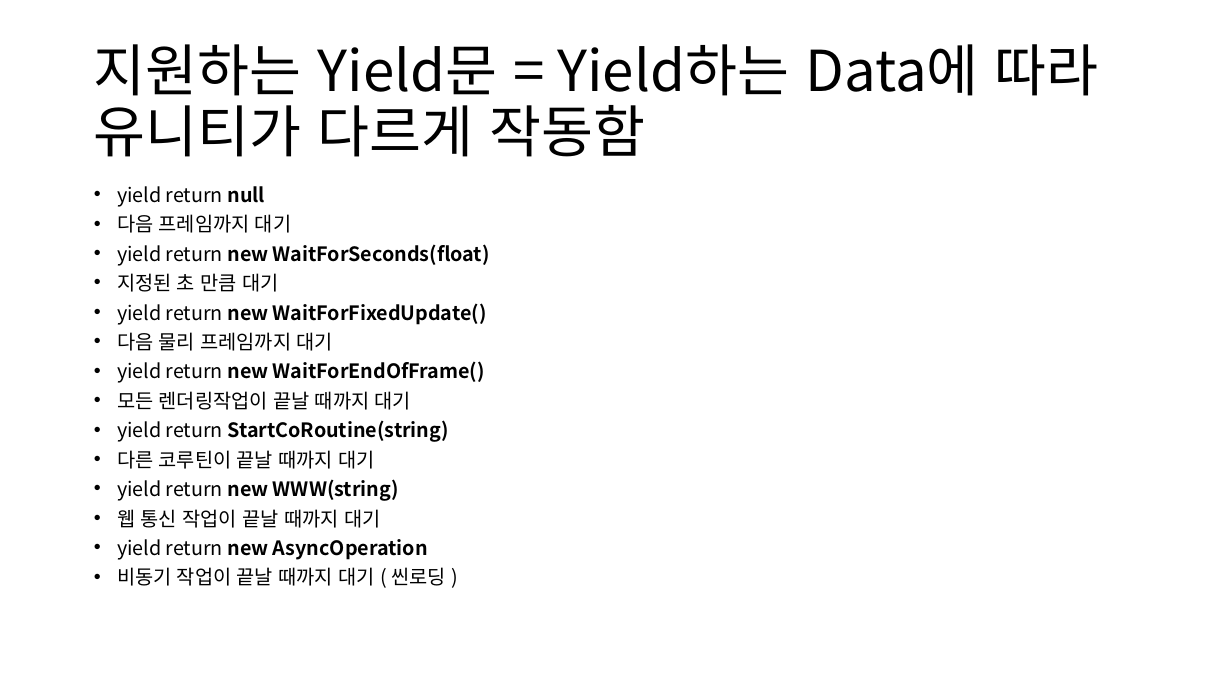
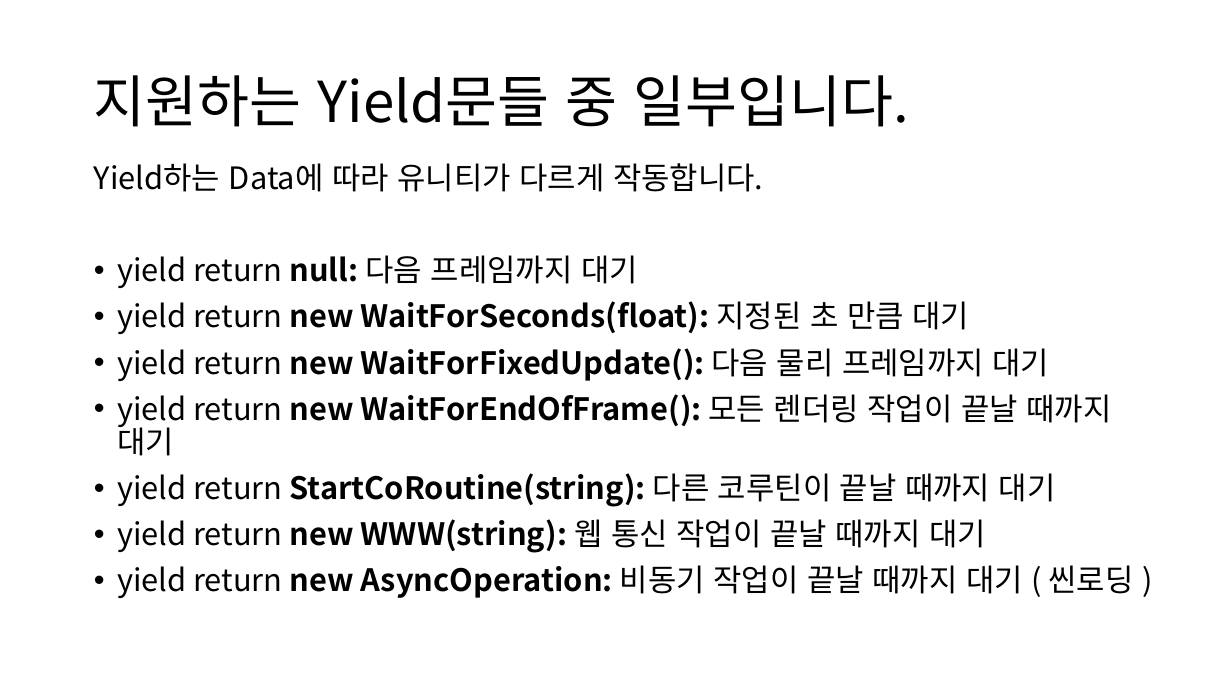
Before and after one commit to IamGroooooot/cien-unity-2019, a slide deck: slide 20 of 3주차.pptx (slide 14 before the commit). Drawn at 1232x693 pixels with LibreOffice and Linux fonts; fonts in the diff are those of the drawing. Boxes give left, top, right and bottom in pixels: in the first picture for what was removed or moved away, otherwise in the second. Text is boxed around its words. In the diff, an @@ line names an element or a change of style, - is before the commit and + after.

```diff
--- a/3주차.pptx
+++ b/3주차.pptx
@@ title at (94, 75, 909, 127): text changed @@
-지원하는 Yield문 = Yield하는 Data에 따라 유니티가 다르게 작동함
+지원하는 Yield문들 중 일부입니다.
@@ text at (94, 163, 1134, 598): text changed; size 15.4 to 24 pt @@
-• yield return null
-• 다음 프레임까지 대기
-• yield return new WaitForSeconds(float)
-• 지정된 초 만큼 대기
-• yield return new WaitForFixedUpdate()
-• 다음 물리 프레임까지 대기
-• yield return new WaitForEndOfFrame()
-• 모든 렌더링작업이 끝날 때까지 대기
-• yield return StartCoRoutine(string)
-• 다른 코루틴이 끝날 때까지 대기
-• yield return new WWW(string)
-• 웹 통신 작업이 끝날 때까지 대기
-• yield return new AsyncOperation
-• 비동기 작업이 끝날 때까지 대기 ( 씬로딩 )
+Yield하는 Data에 따라 유니티가 다르게 작동합니다.
+• yield return null: 다음 프레임까지 대기
+• yield return new WaitForSeconds(float): 지정된 초 만큼 대기
+• yield return new WaitForFixedUpdate(): 다음 물리 프레임까지 대기
+• yield return new WaitForEndOfFrame(): 모든 렌더링 작업이 끝날 때까지 대기
+• yield return StartCoRoutine(string): 다른 코루틴이 끝날 때까지 대기
+• yield return new WWW(string): 웹 통신 작업이 끝날 때까지 대기
+• yield return new AsyncOperation: 비동기 작업이 끝날 때까지 대기 ( 씬로딩 )
```
Also in this commit, not shown: 11 other slides changed, 11 slides added.
